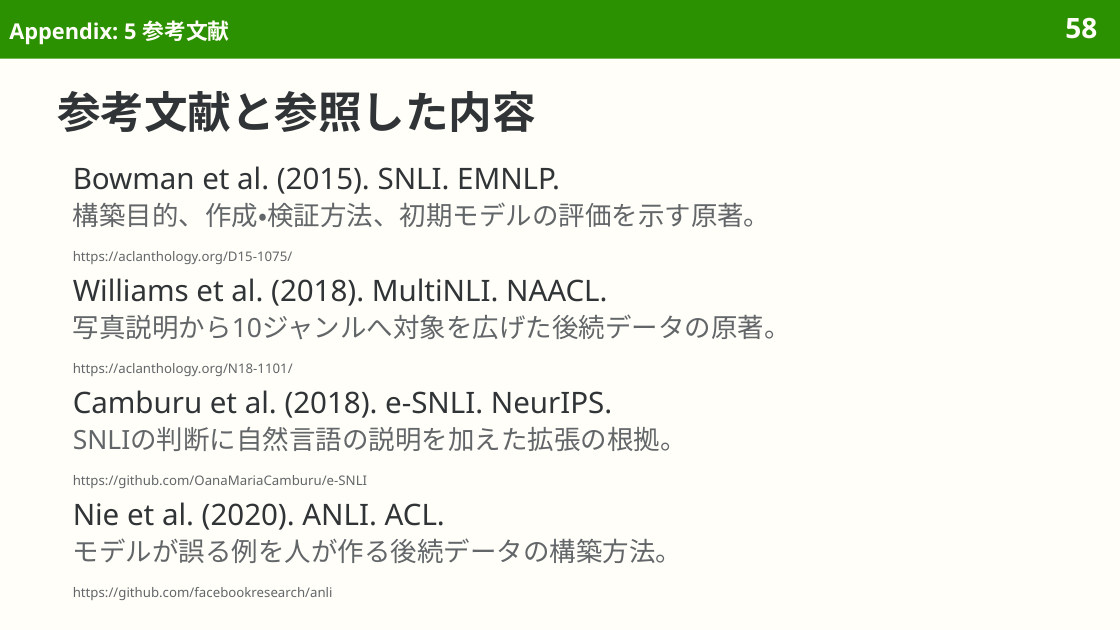
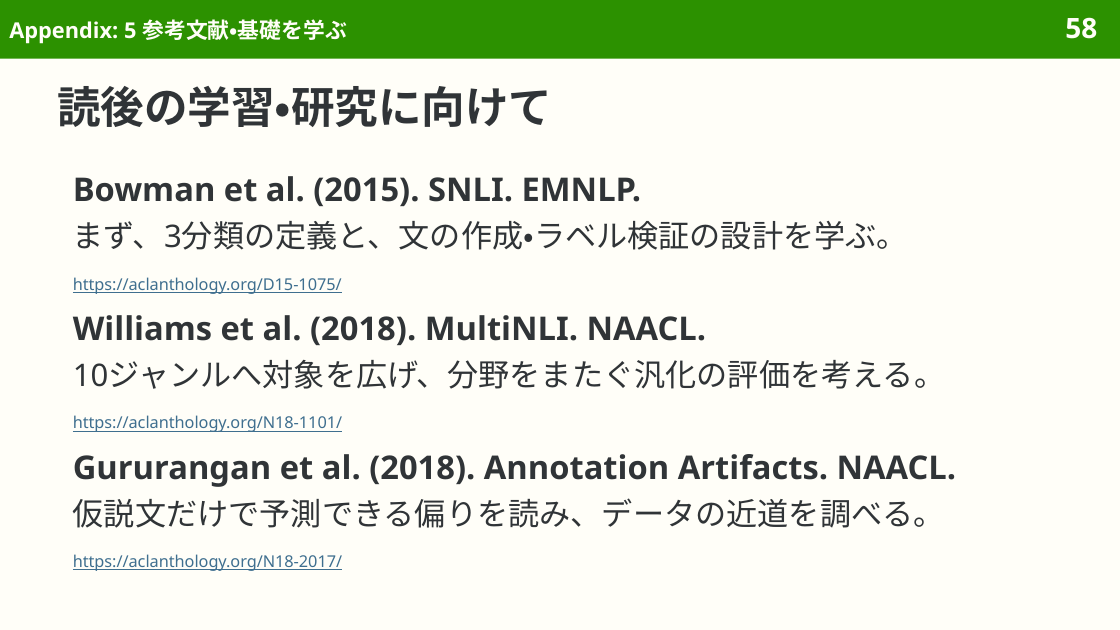
Before and after one commit to sasakiy84/datasets-in-10-minutes, a slide deck: slide 58 of slides/datasets-in-10-minutes-snli.pptx. Drawn at 1120x630 pixels with LibreOffice and Linux fonts; fonts in the diff are those of the drawing. Boxes give left, top, right and bottom in pixels: in the first picture for what was removed or moved away, otherwise in the second. Text is boxed around its words. In the diff, an @@ line names an element or a change of style, - is before the commit and + after.

Commit message:
Refine slide bullets, further reading, and SQuAD layout

```diff
--- a/slides/datasets-in-10-minutes-snli.pptx
+++ b/slides/datasets-in-10-minutes-snli.pptx
@@ title at box(9, 19, 347, 44): text changed @@
-Appendix: 5 参考文献
+Appendix: 5 参考文献・基礎を学ぶ
@@ title at box(57, 86, 552, 127): text changed @@
-参考文献と参照した内容
+読後の学習・研究に向けて
@@ text "Bowman et al. (2015). SNLI. ...": place and size @@
-text "Bowman et al. (2015). SNLI. ..." at box(73, 166, 560, 194)
+text "Bowman et al. (2015). SNLI. ..." at box(73, 176, 642, 206)
@@ text "Bowman et al. (2015). SNLI. ..." at box(73, 176, 642, 206): size 19 to 21 pt, bold on; line spacing 1.1 to 1.08; less space between paragraphs @@
@@ text at box(73, 221, 908, 250): text changed; size 17 to 20 pt; text colour #626669 to #303437 @@
-構築目的、作成・検証方法、初期モデルの評価を示す原著。
+まず、3分類の定義と、文の作成・ラベル検証の設計を学ぶ。
@@ text "https://aclanthology.org/D15-1075/": place and size @@
-text "https://aclanthology.org/D15-1075/" at box(73, 251, 293, 264)
+text "https://aclanthology.org/D15-1075/" at box(73, 277, 342, 294)
@@ text "https://aclanthology.org/D15-1075/" at box(73, 277, 342, 294): size 8.5 to 10.5 pt, text colour #626669 to #3F6F8F, underline on; line spacing 1.1 to 1.08 @@
@@ text "Williams et al. (2018). MultiNLI. ..." at box(73, 315, 707, 345): size 19 to 21 pt, bold on; line spacing 1.1 to 1.08; less space between paragraphs @@
@@ text "Williams et al. (2018). MultiNLI. ...": place and size @@
-text "Williams et al. (2018). MultiNLI. ..." at box(73, 278, 607, 306)
+text "Williams et al. (2018). MultiNLI. ..." at box(73, 315, 707, 345)
@@ text at box(73, 360, 945, 389): text changed; size 17 to 20 pt; text colour #626669 to #303437 @@
-写真説明から10ジャンルへ対象を広げた後続データの原著。
+10ジャンルへ対象を広げ、分野をまたぐ汎化の評価を考える。
@@ text "https://aclanthology.org/N18-1101/" at box(73, 415, 342, 432): size 8.5 to 10.5 pt, text colour #626669 to #3F6F8F, underline on; line spacing 1.1 to 1.08 @@
@@ text "https://aclanthology.org/N18-1101/": place and size @@
-text "https://aclanthology.org/N18-1101/" at box(73, 363, 293, 376)
+text "https://aclanthology.org/N18-1101/" at box(73, 415, 342, 432)
@@ text at box(73, 454, 957, 487): text changed; size 19 to 21 pt; bold on @@
-Camburu et al. (2018). e-SNLI. NeurIPS.
+Gururangan et al. (2018). Annotation Artifacts. NAACL.
@@ text at box(73, 498, 945, 528): text changed; size 17 to 20 pt; text colour #626669 to #303437 @@
-SNLIの判断に自然言語の説明を加えた拡張の根拠。
+仮説文だけで予測できる偏りを読み、データの近道を調べる。
@@ text removed at box(73, 502, 445, 530) @@
-Nie et al. (2020). ANLI. ACL.
@@ text removed at box(73, 538, 682, 563) @@
-モデルが誤る例を人が作る後続データの構築方法。
@@ text at box(73, 554, 342, 571): text changed; size 8.5 to 10.5 pt; text colour #626669 to #3F6F8F @@
-https://github.com/OanaMariaCamburu/e-SNLI
+https://aclanthology.org/N18-2017/
@@ text removed at box(73, 587, 333, 600) @@
-https://github.com/facebookresearch/anli
```
Also in this commit, not shown: 31 other slides changed, 10 other files.
